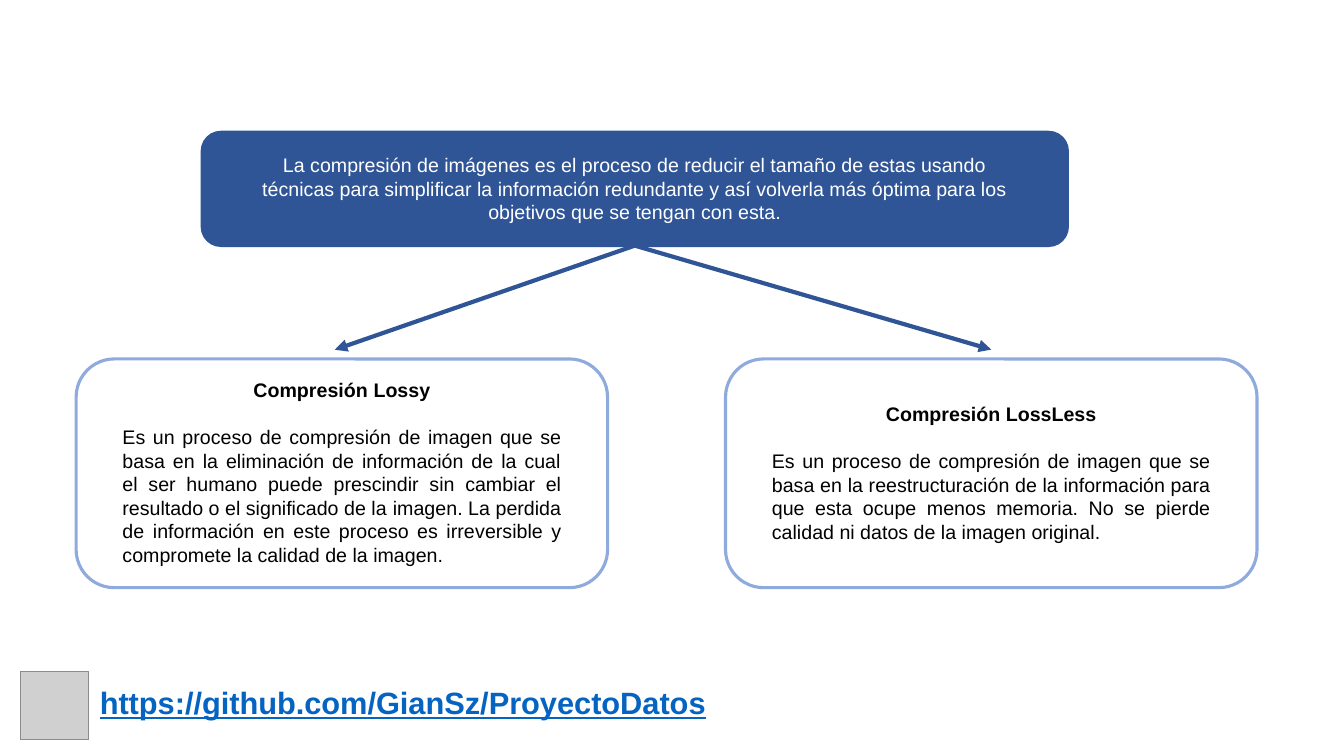
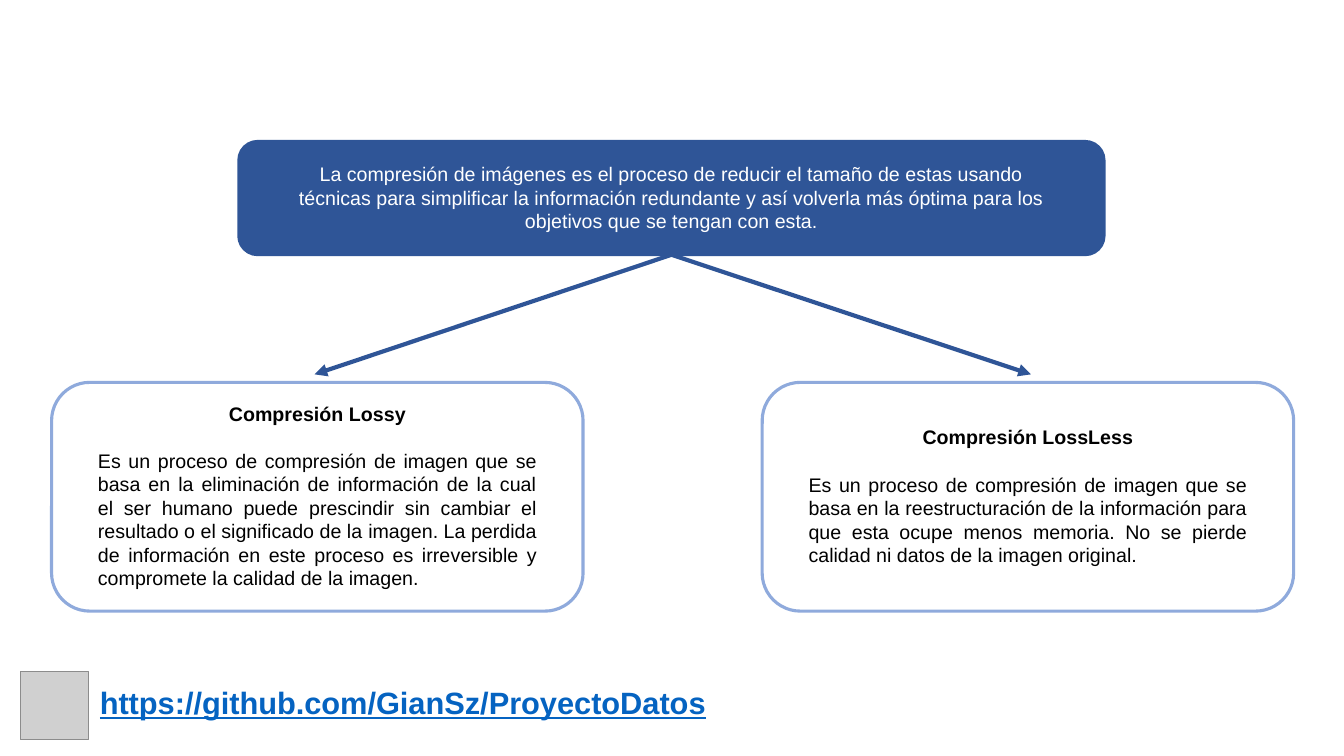
Before and after one commit to GianSz/ProyectoDatos, a slide deck: slide 4 of Presentacion/Presentación Proyecto.pptx. Drawn at 1344x756 pixels with LibreOffice and Linux fonts; fonts in the diff are those of the drawing; grey boxes stand for pictures; background and template pictures are left out. Boxes give left, top, right and bottom in pixels: in the first picture for what was removed or moved away, otherwise in the second. Text is boxed around its words. In the diff, an @@ line names an element or a change of style, - is before the commit and + after.

```diff
--- a/Presentacion/Presentación Proyecto.pptx
+++ b/Presentacion/Presentación Proyecto.pptx
@@ rounded rectangle: place and size @@
-rounded rectangle at [202,132,1068,246]
+rounded rectangle at [239,141,1105,255]
@@ text "La compresión de imágenes es ...": place and size @@
-text "La compresión de imágenes es ..." at [262,157,1006,223]
+text "La compresión de imágenes es ..." at [299,166,1043,232]
@@ arrow moved from (635, 246) - (335, 350) to (671, 255) - (315, 374) @@
@@ arrow moved from (635, 246) - (991, 350) to (671, 255) - (1031, 374) @@
@@ rounded rectangle: place and size @@
-rounded rectangle at [77,359,608,588]
+rounded rectangle at [51,382,583,611]
@@ rounded rectangle: place and size @@
-rounded rectangle at [726,359,1257,588]
+rounded rectangle at [762,382,1294,611]
@@ text "Compresión Lossy": place and size @@
-text "Compresión Lossy" at [122,382,561,566]
+text "Compresión Lossy" at [98,406,537,589]
@@ text "Compresión LossLess": place and size @@
-text "Compresión LossLess" at [772,406,1211,543]
+text "Compresión LossLess" at [809,429,1247,566]
```
Also in this commit, not shown: 2 other slides changed.
